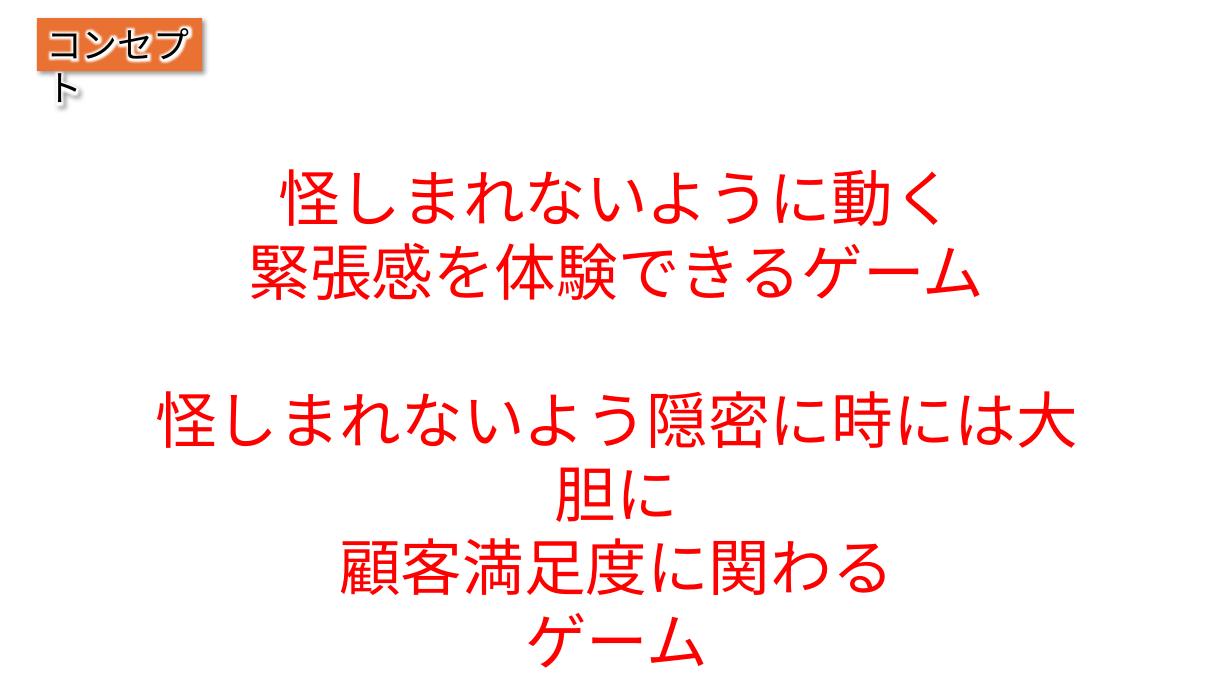
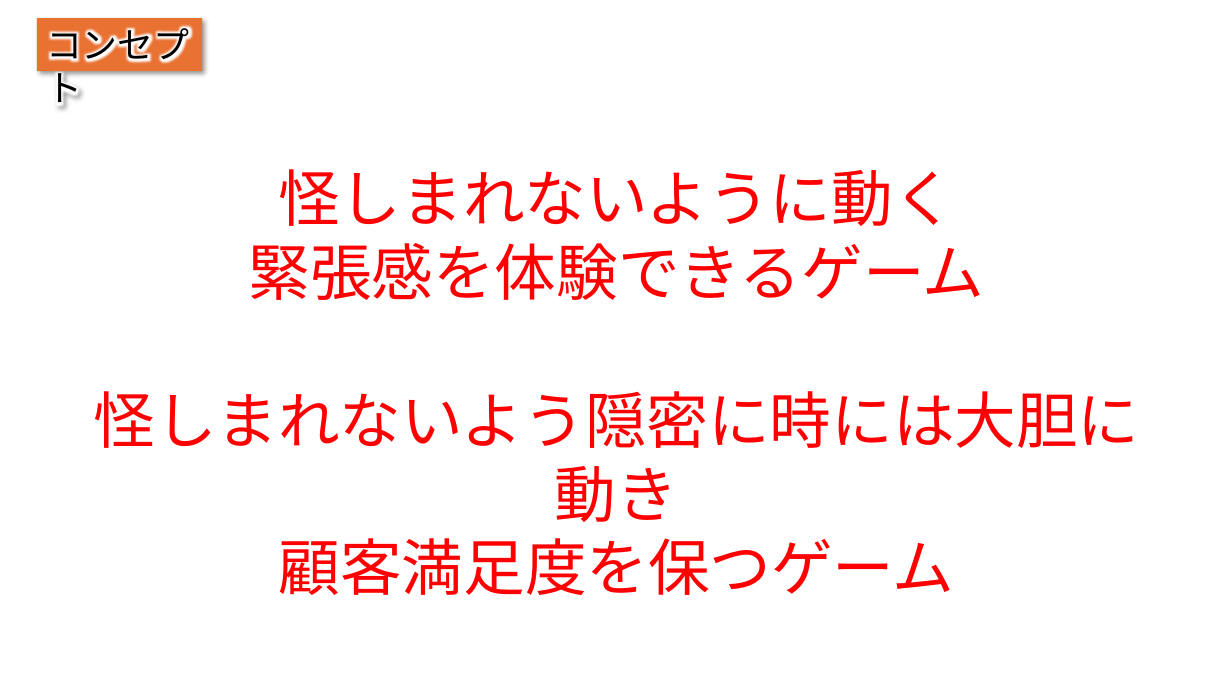
Before and after one commit to IbukiOkusada/GradProject, a slide deck: slide 2 of 企画書/カットビ企画書.pptx. Drawn at 1232x693 pixels with LibreOffice and Linux fonts; fonts in the diff are those of the drawing. Boxes give left, top, right and bottom in pixels: in the first picture for what was removed or moved away, otherwise in the second. Text is boxed around its words. In the diff, an @@ line names an element or a change of style, - is before the commit and + after.

```diff
--- a/企画書/カットビ企画書.pptx
+++ b/企画書/カットビ企画書.pptx
@@ text "怪しまれないように動く" moved from (x1=155, y1=169, x2=1078, y2=595) to (x1=94, y1=169, x2=1140, y2=595) @@
@@ text at (x1=94, y1=391, x2=1140, y2=595): text changed @@
-怪しまれないよう隠密に時には大胆に
-顧客満足度に関わる
-ゲーム
+怪しまれないよう隠密に時には大胆に動き
+顧客満足度を保つゲーム
```
Also in this commit, not shown: 3 other slides changed.
